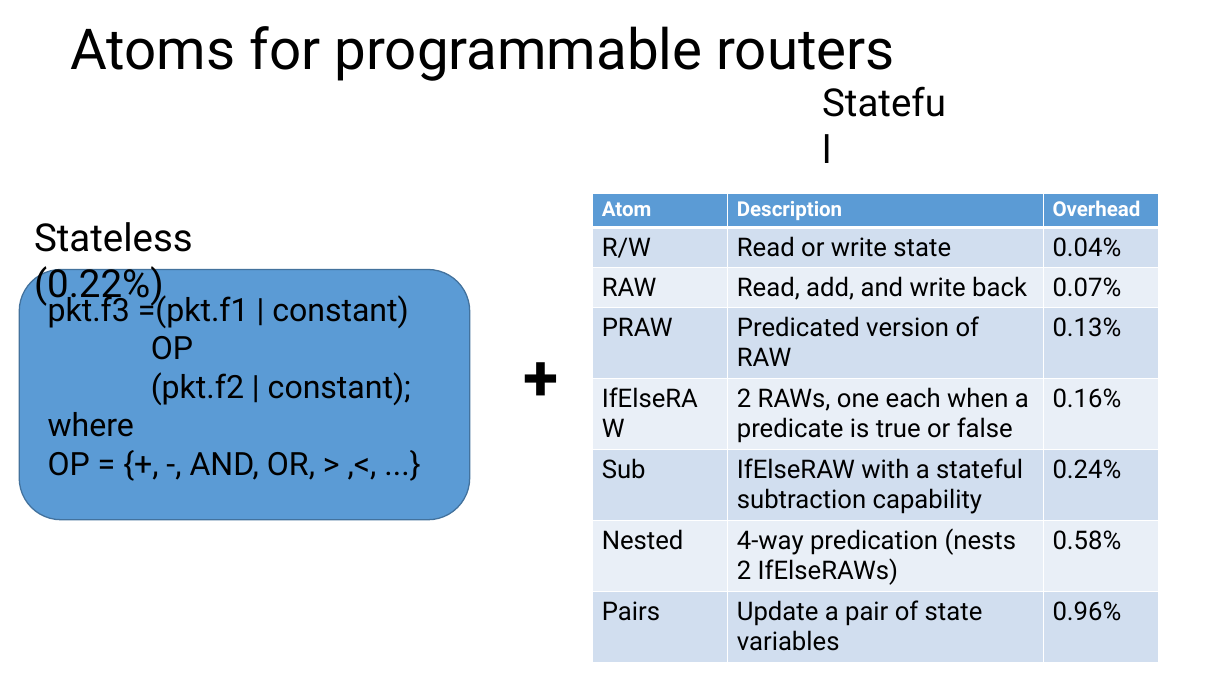
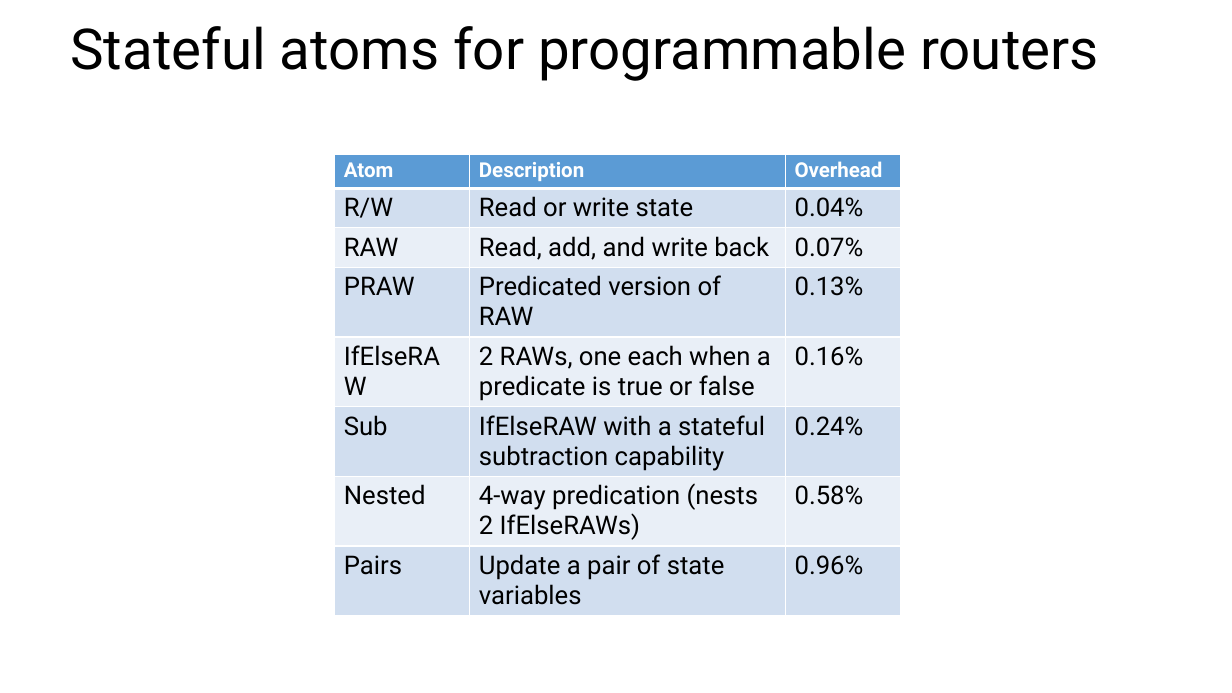
Before and after one commit to anirudhSK/pifo-domino-marple-ppts, a slide deck: slide 25 of domino_sigcomm.pptx. Drawn at 1232x693 pixels with LibreOffice and Linux fonts; fonts in the diff are those of the drawing. Boxes give left, top, right and bottom in pixels: in the first picture for what was removed or moved away, otherwise in the second. Text is boxed around its words. In the diff, an @@ line names an element or a change of style, - is before the commit and + after.

Commit message:
Remove stateless atoms altogether. Try and intersperse demo in between.

```diff
--- a/domino_sigcomm.pptx
+++ b/domino_sigcomm.pptx
@@ text at [70, 26, 1098, 81]: text changed @@
-Atoms for programmable routers
+Stateful atoms for programmable routers
@@ text removed at [813, 74, 963, 130] @@
-Stateful
@@ table: place and size @@
-table at [592, 193, 1159, 662]
+table at [335, 154, 901, 623]
@@ text removed at [34, 222, 193, 308] @@
-Stateless (0.22%)
@@ rounded rectangle removed at [19, 270, 470, 520] @@
@@ text removed at [48, 292, 411, 480] @@
-pkt.f3 =(pkt.f1 | constant)
-OP
-(pkt.f2 | constant);
-where
-OP = {+, -, AND, OR, > ,<, ...}
@@ text removed at [515, 333, 579, 420] @@
-+
```
Also in this commit, not shown: 6 other slides changed, 1 slide added.
